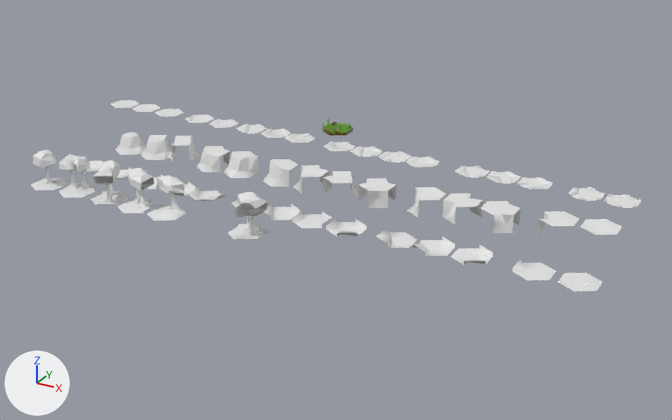
Renders of the Blender file HexEdged.blend from each side of a commit.
Camera for both pictures: a 50 mm camera at (27.6, -45.0, 19.5) aimed at (4.4, -3.0, -1.5). The lights are fixed; the arrows at lower left show +X, +Y and +Z.

The first picture shows 'Mount_E', 'Mount_Q2', 'Mount_Q3', 'Mount_T4', 'Tree_E', 'Tree_N', 'Tree_P1', 'Tree_P2', 'Tree_P3', 'Tree_T2', 'Water_H', 'Water_Q3'.
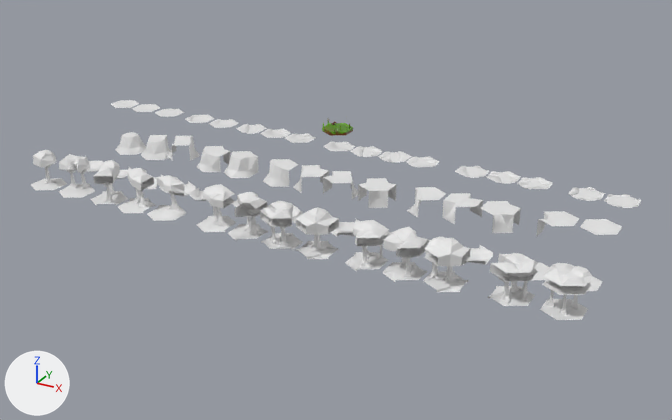
Commit message: trees. beautiful trees.

Location of each change, (x1, y1, x2, y2) in pixels of the pictures (672 x 420 px):
'Tree_H', added
    after: (540, 263, 592, 320)
'Tree_F', added
    after: (488, 253, 538, 306)
'Tree_Q3', added
    after: (423, 236, 471, 292)
'Tree_Q2', added
    after: (383, 227, 429, 282)
'Tree_T4', added
    after: (296, 207, 339, 259)
'Tree_Q1', added
    after: (345, 220, 389, 271)
'Tree_T3', added
    after: (260, 201, 303, 250)
'Tree_T1', added
    after: (197, 184, 236, 232)

Diff of the bpy script that builds the scene:
```diff
--- a/HexEdged.blend.py
+++ b/HexEdged.blend.py
@@ me_circle_054 @@
+me_circle_054.from_pydata(...)  # 81 vertices, 70 faces; spans x -0.87..0.87, y -1.0..1.0, z 0.33..2.18
@@ me_circle_058 @@
+me_circle_058.from_pydata(...)  # 185 vertices, 179 faces; spans x -0.87..0.9, y -1.0..1.0, z 0.25..2.17
@@ me_circle_057 @@
+me_circle_057.from_pydata(...)  # 139 vertices, 128 faces, 1 loose edge; spans x -1.29..0.87, y -1.0..1.0, z 0.25..2.39
@@ me_circle_056 @@
+me_circle_056.from_pydata(...)  # 149 vertices, 151 faces; spans x -0.87..0.87, y -1.0..1.0, z 0.25..2.21
@@ me_circle_055 @@
+me_circle_055.from_pydata(...)  # 153 vertices, 150 faces; spans x -0.87..0.87, y -1.0..1.0, z 0.21..2.16
@@ me_circle_053 @@
+me_circle_053.from_pydata(...)  # 101 vertices, 95 faces, 3 loose edges; spans x -0.87..0.87, y -1.0..1.0, z 0.24..2.4
@@ me_circle_052 @@
+me_circle_052.from_pydata(...)  # 174 vertices, 174 faces, 1 loose edge; spans x -0.87..0.87, y -1.0..1.0, z 0.22..2.19
@@ me_circle_051 @@
+me_circle_051.from_pydata(...)  # 127 vertices, 123 faces; spans x -0.87..0.87, y -1.0..1.0, z 0.22..2.19
@@ ob_tree_h @@
+ob_tree_h = bpy.data.objects.new('Tree_H', me_circle_054)
+ob_tree_h.location = (19.6, -11.03, 0.0)
@@ ob_tree_f @@
+ob_tree_f = bpy.data.objects.new('Tree_F', me_circle_058)
+ob_tree_f.location = (17.32, -10.98, 0.0)
@@ ob_tree_q3 @@
+ob_tree_q3 = bpy.data.objects.new('Tree_Q3', me_circle_057)
+ob_tree_q3.location = (14.34, -11.04, 0.0)
@@ ob_tree_q2 @@
+ob_tree_q2 = bpy.data.objects.new('Tree_Q2', me_circle_056)
+ob_tree_q2.location = (12.42, -11.09, 0.0)
@@ ob_tree_q1 @@
+ob_tree_q1 = bpy.data.objects.new('Tree_Q1', me_circle_055)
+ob_tree_q1.location = (10.44, -10.99, 0.0)
@@ ob_tree_t4 @@
+ob_tree_t4 = bpy.data.objects.new('Tree_T4', me_circle_053)
+ob_tree_t4.location = (7.87, -11.01, 0.0)
@@ ob_tree_t3 @@
+ob_tree_t3 = bpy.data.objects.new('Tree_T3', me_circle_052)
+ob_tree_t3.location = (5.95, -11.05, 0.0)
@@ ob_tree_t1 @@
+ob_tree_t1 = bpy.data.objects.new('Tree_T1', me_circle_051)
+ob_tree_t1.location = (1.99, -10.89, 0.0)
```
